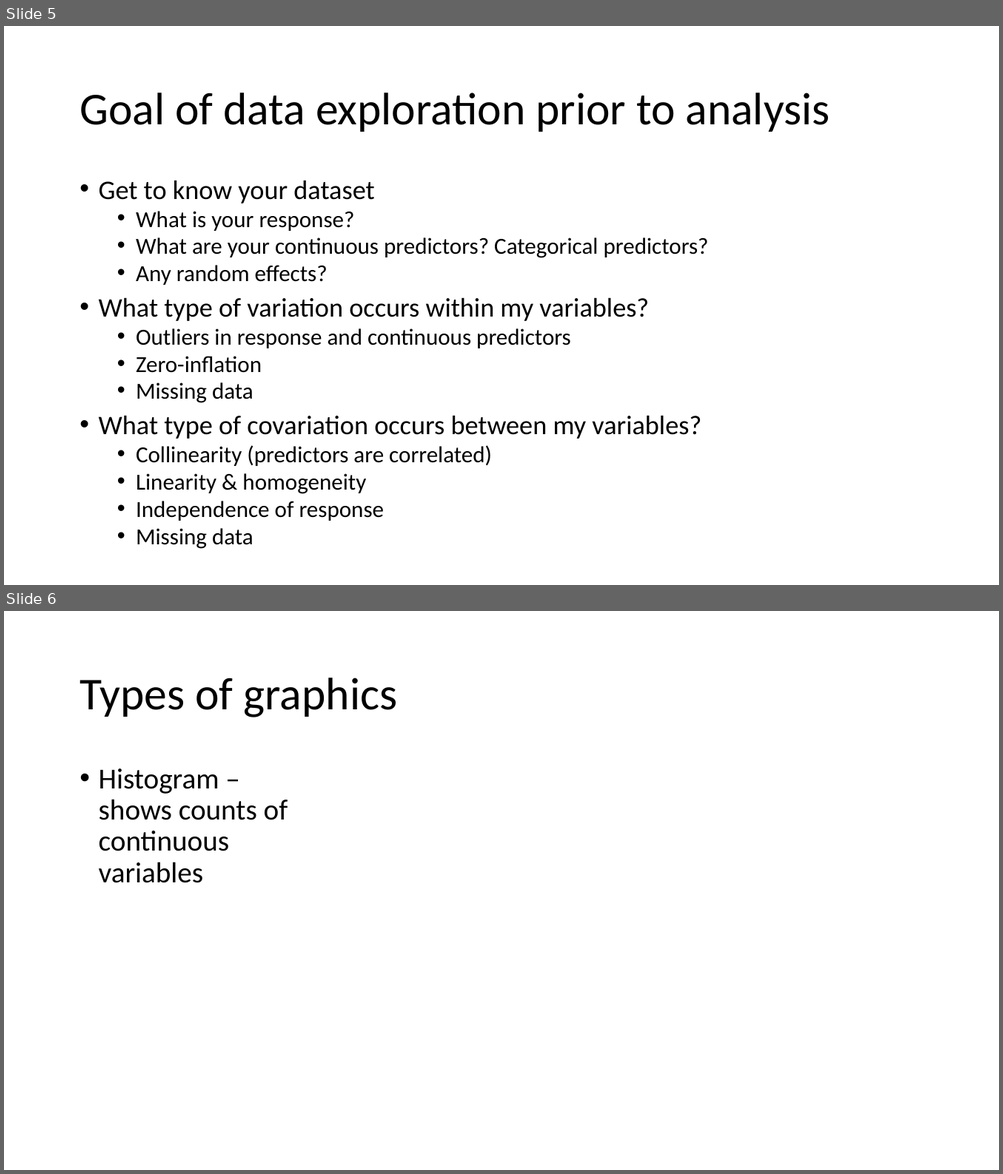
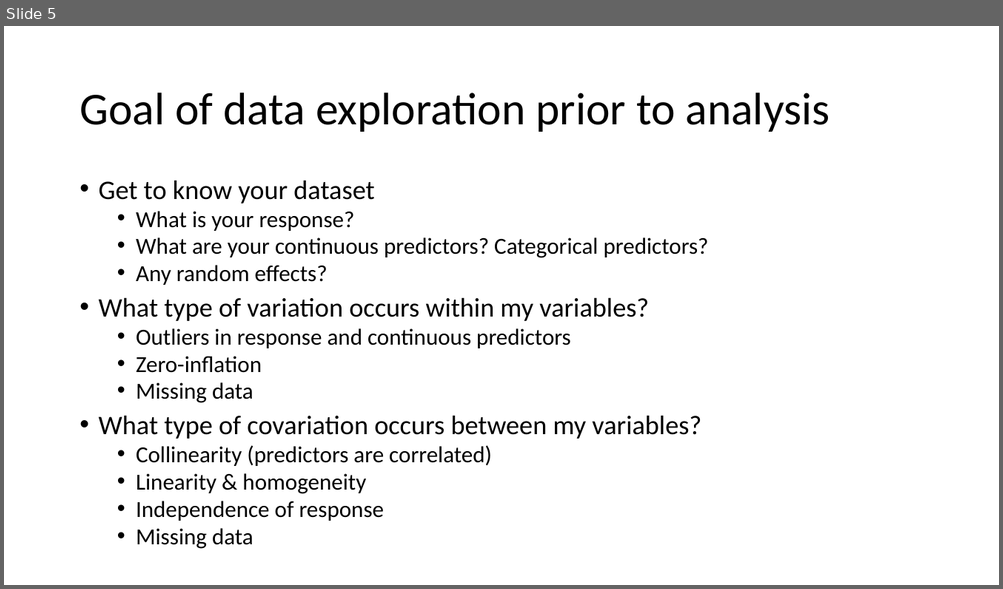
Before and after one commit to EEOB590A-Fall-2019/Course-Materials, a slide deck: 4. Data exploration/Data_exploration.pptx. Shown one above the other, each under a label of ours: slides 5 and 6 before the commit, slide 5 after it. The pictures are 1003x1174 and 1003x589 pixels, drawn with LibreOffice and Linux fonts; fonts in the diff are those of the drawing. Boxes give left, top, right and bottom in pixels: in the first picture for what was removed or moved away, otherwise in the second. Text is boxed around its words. In the diff, an @@ line names an element or a change of style, - is before the commit and + after.

```diff
--- a/4. Data exploration/Data_exploration.pptx
+++ b/4. Data exploration/Data_exploration.pptx
@@ slide 6 removed at [4,611,999,1170], background #FFFFFF @@
@@ title removed at [79,678,398,718] @@
-Types of graphics
@@ text removed at [99,769,288,883] @@
-• Histogram – shows counts of continuous variables
```
Also in this commit, not shown: 2 other slides removed.
